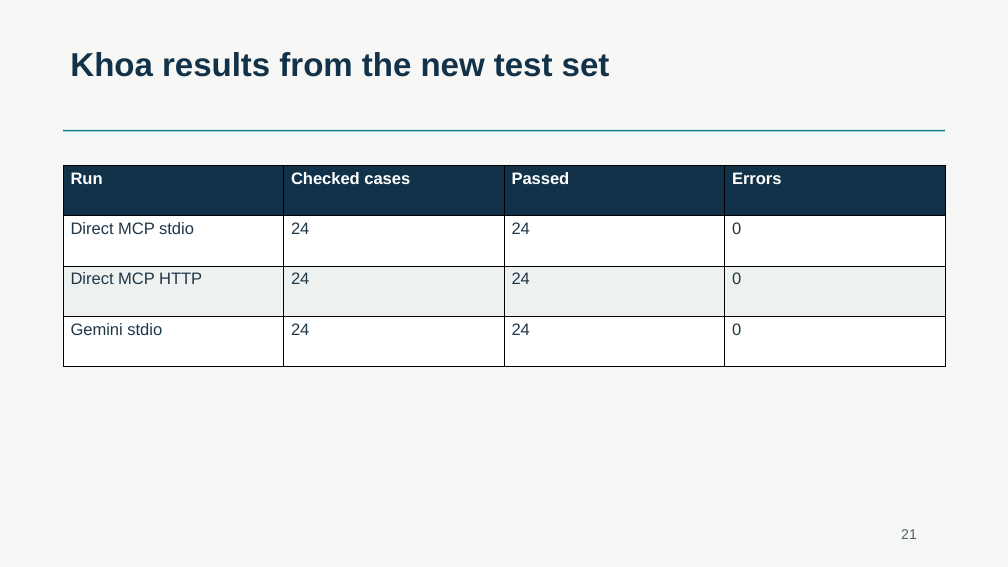
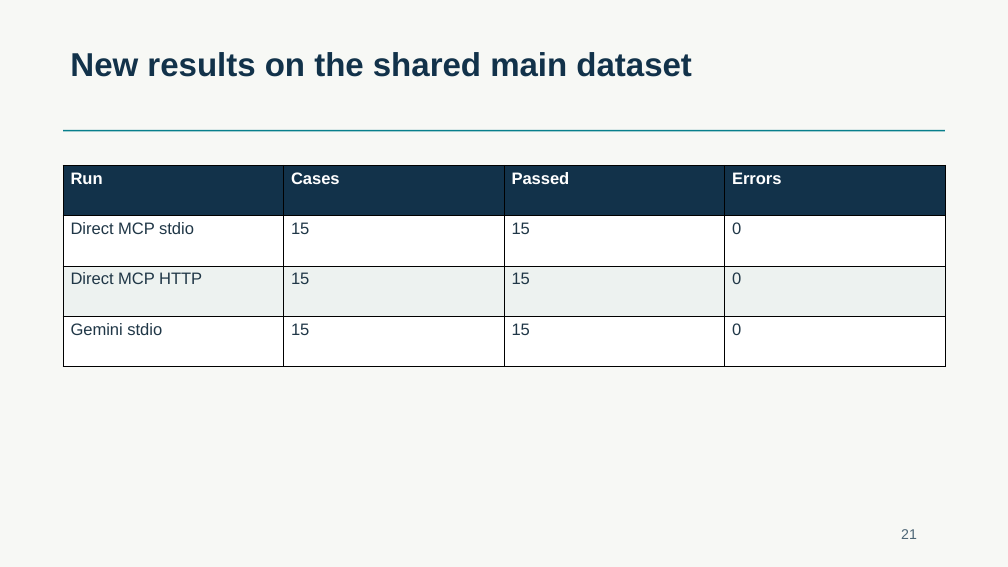
Before and after one commit to HaHiepThanh/mcp-ts, a slide deck: slide 21 of phase2/runs/khoa/MCP-TS-SDK-phase2.pptx. Drawn at 1008x567 pixels with LibreOffice and Linux fonts; fonts in the diff are those of the drawing. Boxes give left, top, right and bottom in pixels: in the first picture for what was removed or moved away, otherwise in the second. Text is boxed around its words. In the diff, an @@ line names an element or a change of style, - is before the commit and + after.

Commit message:
fix(phase2): isolate provisional finance cases and make Khoa runs reproducible

```diff
--- a/phase2/runs/khoa/MCP-TS-SDK-phase2.pptx
+++ b/phase2/runs/khoa/MCP-TS-SDK-phase2.pptx
@@ text at box(70, 52, 692, 77): text changed @@
-Khoa results from the new test set
+New results on the shared main dataset
@@ table at box(63, 166, 946, 368) @@
-row 1, column 2: Checked cases
+row 1, column 2: Cases
-row 2, column 2: 24
+row 2, column 2: 15
-row 2, column 3: 24
+row 2, column 3: 15
-row 3, column 2: 24
+row 3, column 2: 15
-row 3, column 3: 24
+row 3, column 3: 15
-row 4, column 2: 24
+row 4, column 2: 15
-row 4, column 3: 24
+row 4, column 3: 15
```
Also in this commit, not shown: 15 other slides changed, 30 other files.
